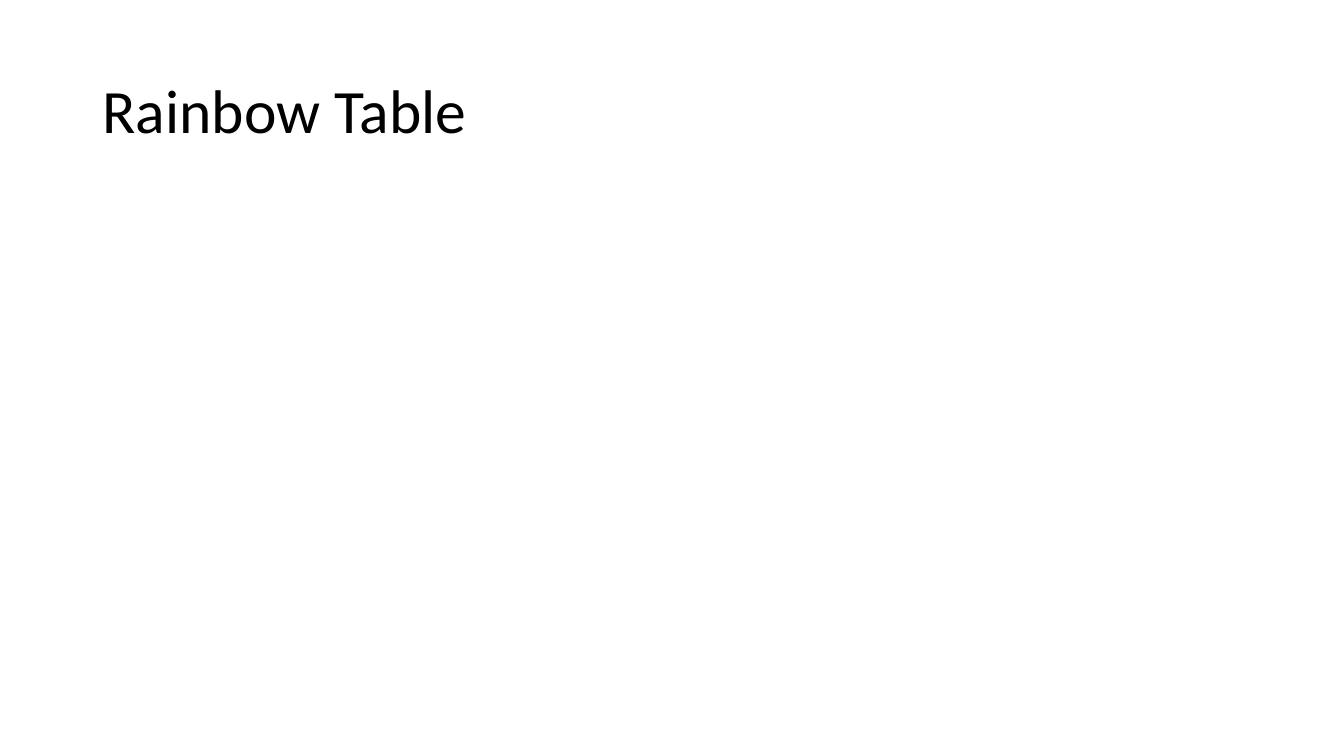
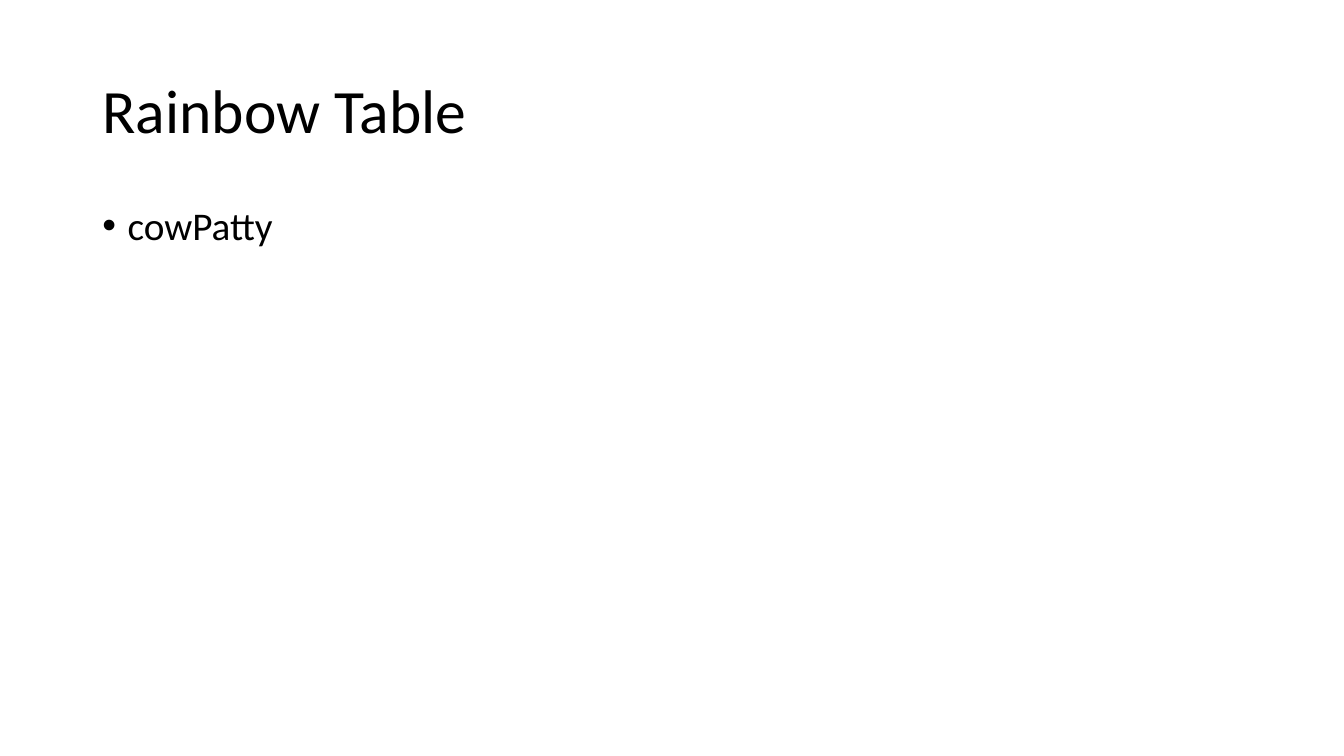
Before and after one commit to StefanSchuck/JohnTheRipperVortrag, a slide deck: slide 19 of Vortrag.pptx. Drawn at 1344x756 pixels with LibreOffice and Linux fonts; fonts in the diff are those of the drawing. Boxes give left, top, right and bottom in pixels: in the first picture for what was removed or moved away, otherwise in the second. Text is boxed around its words. In the diff, an @@ line names an element or a change of style, - is before the commit and + after.

```diff
--- a/Vortrag.pptx
+++ b/Vortrag.pptx
@@ text added at (128, 215, 273, 247), 28 pt, text #000000 @@
+• cowPatty
```
Also in this commit, not shown: 1 other slide changed.
